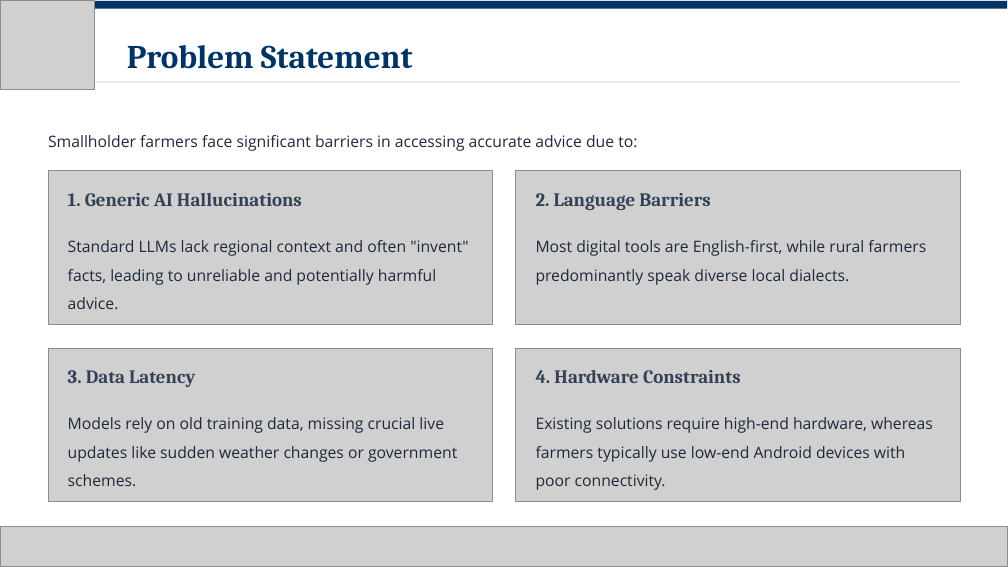
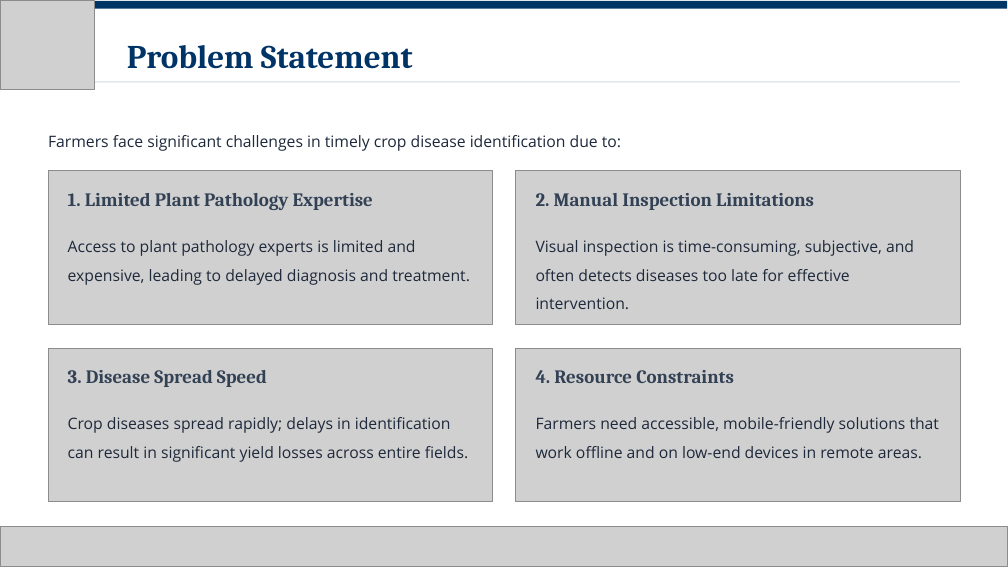
Before and after one commit to KrishnaHarish/RIT-MCA-3sem-2026, a slide deck: slide 4 of AI Agronomist - Phase I Final.pptx. Drawn at 1008x567 pixels with LibreOffice and Linux fonts; fonts in the diff are those of the drawing; grey boxes stand for pictures. Boxes give left, top, right and bottom in pixels: in the first picture for what was removed or moved away, otherwise in the second. Text is boxed around its words. In the diff, an @@ line names an element or a change of style, - is before the commit and + after.

```diff
--- a/AI Agronomist - Phase I Final.pptx
+++ b/AI Agronomist - Phase I Final.pptx
@@ text at <box>48,135,621,151</box>: text changed @@
-Smallholder farmers face significant barriers in accessing accurate advice due to:
+Farmers face significant challenges in timely crop disease identification due to:
@@ text at <box>68,193,373,210</box>: text changed @@
-1. Generic AI Hallucinations
+1. Limited Plant Pathology Expertise
@@ text at <box>536,193,814,210</box>: text changed @@
-2. Language Barriers
+2. Manual Inspection Limitations
@@ text at <box>68,240,470,285</box>: text changed @@
-Standard LLMs lack regional context and often "invent" facts, leading to unreliable and potentially harmful advice.
+Access to plant pathology experts is limited and expensive, leading to delayed diagnosis and treatment.
@@ text at <box>536,240,914,281</box>: text changed @@
-Most digital tools are English-first, while rural farmers predominantly speak diverse local dialects.
+Visual inspection is time-consuming, subjective, and often detects diseases too late for effective intervention.
@@ text at <box>68,370,267,387</box>: text changed @@
-3. Data Latency
+3. Disease Spread Speed
@@ text at <box>536,370,734,383</box>: text changed @@
-4. Hardware Constraints
+4. Resource Constraints
@@ text at <box>68,417,468,462</box>: text changed @@
-Models rely on old training data, missing crucial live updates like sudden weather changes or government schemes.
+Crop diseases spread rapidly; delays in identification can result in significant yield losses across entire fields.
@@ text at <box>536,417,940,458</box>: text changed @@
-Existing solutions require high-end hardware, whereas farmers typically use low-end Android devices with poor connectivity.
+Farmers need accessible, mobile-friendly solutions that work offline and on low-end devices in remote areas.
```
Also in this commit, not shown: 9 other slides changed.
